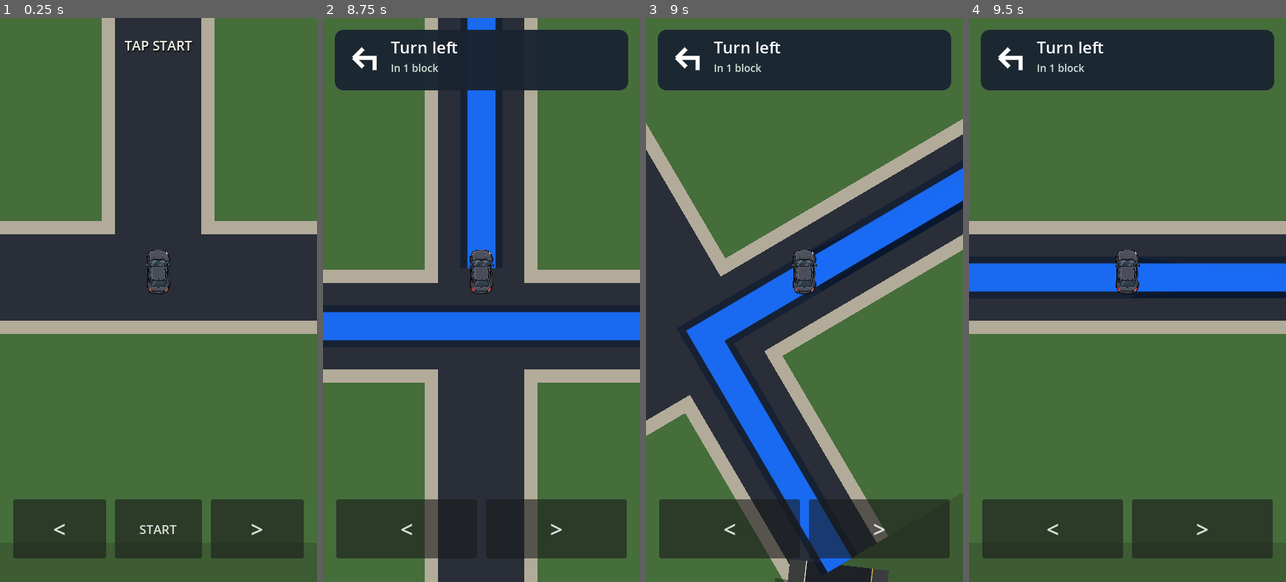
Above: before the commit, frames 1-4 (left to right).
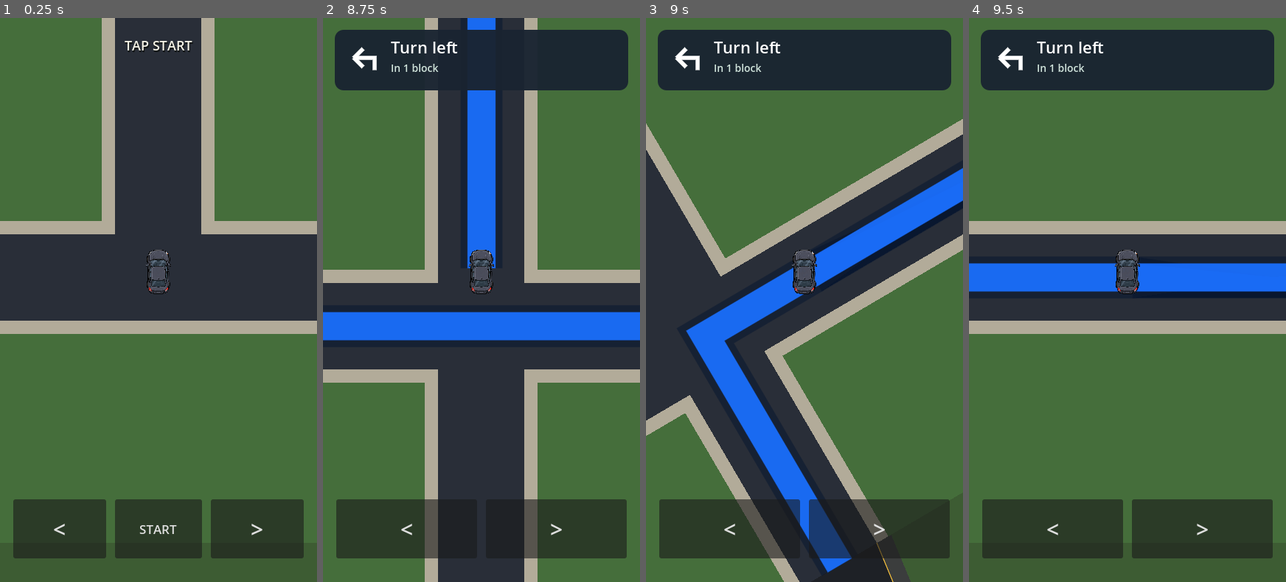
Above: after the commit, the same moments.

Repository: patrickcallahancomedy/comedian
Game: Godot game, scene res://scenes/drive/drive_module.tscn
Two runs of this game, one before a commit and one after it. Both use one fixed random seed, a clock stepped at 60 frames per second and the inputs below.
Inputs (mouse positions are in pixels of both pictures, inside the frame that each line leads up to):
- Up to frame 1 (0.25 s): no input
- Up to frame 2 (8.75 s): click "START" at 0.5 s; tap Enter (ui_accept) at 1.25, 1.52, 4.52, 7.52 s; move the mouse to (551, 271) at 1.27 s; hold Right 1.28-2 s; tap Space every 1.5 s from 1.35 to 7.35 s; click (551, 271) at 1.42 s; drag from (418, 328) to (465, 412) at 2.02 s; move the mouse to (513, 175) at 2.77 s; hold Right 2.78-3.5 s; drag from (465, 412) to (386, 215) at 3.52 s; move the mouse to (576, 384) at 4.27 s; hold Left 4.28-5 s; drag from (386, 215) to (433, 159) at 5.02 s; move the mouse to (497, 300) at 5.77 s; hold Left 5.78-6.5 s; click (497, 300) at 5.92 s; drag from (433, 159) to (418, 328) at 6.52 s; move the mouse to (551, 271) at 7.27 s; hold W 7.28-8 s; drag from (418, 328) to (465, 412) at 8.02 s
- Up to frame 3 (9 s): move the mouse to (836, 175) at 8.77 s; hold Left from 8.78 s (still down); tap Space at 8.85 s
- Up to frame 4 (9.5 s): keep holding Left

Frames 1-2 are identical in both runs. In frame 3, 0.7% of the frame differs, in the area x 40-84%, y 93-100%; in frame 4, nothing differs.

Commit message:
Restore clean ramp baseline

Diff:
--- a/godot/scripts/drive/drive_grid_controller.gd
+++ b/godot/scripts/drive/drive_grid_controller.gd
@@ -123,7 +123,6 @@
 var highway_lane := MAP.HIGHWAY_ENTRY_LANE
 var queued_highway_lane := MAP.HIGHWAY_ENTRY_LANE
 var highway_lap := 0
-var connector_one_path_index := 0
 
 var move_from := Vector2.ZERO
 var move_to := Vector2.ZERO
@@ -209,7 +208,6 @@
 	highway_lane = MAP.HIGHWAY_ENTRY_LANE
 	queued_highway_lane = highway_lane
 	highway_lap = 0
-	connector_one_path_index = 0
 	visual_world_position = MAP.neighborhood_cell_center(neighborhood_cell)
 	visual_cell_scale = MAP.car_scale_for_cell(MAP.NEIGHBORHOOD_CELL)
 	move_from = visual_world_position
@@ -371,7 +369,7 @@
 		"neighborhood":
 			_begin_neighborhood_step()
 		"connector_one":
-			_begin_connector_one_step()
+			_begin_highway_step()
 		"highway":
 			_begin_highway_step()
 		"connector_two":
@@ -402,9 +400,10 @@
 	):
 		road_kind = "connector_one"
 		_stabilize_for_connector()
-		connector_one_path_index = 0
-		var onramp_path := MAP.onramp_path_points()
-		_set_connector_one_target(onramp_path[connector_one_path_index])
+		move_to = MAP.highway_entry_point()
+		scale_to = MAP.car_scale_for_cell(MAP.HIGHWAY_CELL)
+		motion_direction = (move_to - move_from).normalized()
+		status_label.text = "CONNECTOR"
 		return
 
 	move_to = move_from
@@ -413,41 +412,14 @@
 	status_label.text = "WALL - TURN"
 
 
-func _begin_connector_one_step() -> void:
-	var onramp_path := MAP.onramp_path_points()
-
-	if connector_one_path_index < onramp_path.size() - 1:
-		connector_one_path_index += 1
-		_set_connector_one_target(onramp_path[connector_one_path_index])
-		return
-
-	# The final ramp point is the highway edge. From there the car follows the
-	# same lane geometry into the center of lane 4.
-	road_kind = "highway"
-	highway_column = 0
-	highway_lane = MAP.HIGHWAY_ENTRY_LANE
-	queued_highway_lane = highway_lane
-	highway_lap = 0
-	move_to = MAP.highway_entry_point()
-	scale_to = MAP.car_scale_for_cell(MAP.HIGHWAY_CELL)
-	motion_direction = (move_to - move_from).normalized()
-	map_rotation_from = map_rotation
-	map_rotation_to = -PI / 2.0 - motion_direction.angle()
-	turn_elapsed = 0.0
-	status_label.text = "HIGHWAY  •  EXIT LANE 4"
-
-
-func _set_connector_one_target(target: Vector2) -> void:
-	move_to = target
-	scale_to = MAP.car_scale_for_cell(MAP.HIGHWAY_CELL)
-	motion_direction = (move_to - move_from).normalized()
-	map_rotation_from = map_rotation
-	map_rotation_to = -PI / 2.0 - motion_direction.angle()
-	turn_elapsed = 0.0
-	status_label.text = "CONNECTOR"
-
-
 func _begin_highway_step() -> void:
+	if road_kind == "connector_one":
+		road_kind = "highway"
+		highway_column = 0
+		highway_lane = MAP.HIGHWAY_ENTRY_LANE
+		queued_highway_lane = highway_lane
+		highway_lap = 0
+
 	if highway_column >= MAP.HIGHWAY_COLUMNS - 1:
 		if highway_lane == MAP.HIGHWAY_EXIT_LANE:
 			road_kind = "connector_two"
@@ -794,12 +766,11 @@
 	# Fill the space around the ramps before drawing the neighborhood/highway
 	# on top, so there is never a black void between map modules.
 	_draw_connector_surroundings()
-	_draw_onramp_highway_underlay()
 	_draw_neighborhood()
 
 	_draw_highway_surroundings()
+	_draw_connector_one()
 	_draw_highway()
-	_draw_connector_one()
 	_draw_city_connector()
 
 	_draw_city()
@@ -1168,36 +1139,14 @@
 
 
 func _draw_connector_one() -> void:
-	var path := MAP.onramp_path_points()
-	if path.size() < 2:
-		return
-
-	# The elevated ramp and the moving car use the exact same centerline.
-	for index in range(path.size() - 1):
-		var shadow := _road_segment_points(
-			path[index] + Vector2(2.2, 2.2),
-			path[index + 1] + Vector2(2.2, 2.2),
-			MAP.HIGHWAY_LANE_WIDTH * 0.5 + 4.0
-		)
-		_draw_world_polygon(shadow, Color(0.02, 0.025, 0.03, 0.38))
-
-	for index in range(path.size() - 1):
-		var shoulder := _road_segment_points(
-			path[index],
-			path[index + 1],
-			MAP.HIGHWAY_LANE_WIDTH * 0.5 + 2.5
-		)
-		_draw_world_polygon(shoulder, RAMP_SHOULDER_COLOR)
-
-	for index in range(path.size() - 1):
-		var asphalt := _road_segment_points(
-			path[index],
-			path[index + 1],
-			MAP.HIGHWAY_LANE_WIDTH * 0.5
-		)
-		_draw_world_polygon(asphalt, RAMP_ASPHALT_COLOR)
-		_draw_world_line(asphalt[0], asphalt[1], RAMP_GUIDE_COLOR, 1.15)
-		_draw_world_line(asphalt[3], asphalt[2], RAMP_EDGE_COLOR, 1.15)
+	# On-ramp: narrow where it leaves the neighborhood, then opens into the
+	# highway merge area.
+	var shoulder := _connector_one_points(2.5)
+	var asphalt := _connector_one_points(0.0)
+	_draw_world_polygon(shoulder, RAMP_SHOULDER_COLOR)
+	_draw_world_polygon(asphalt, RAMP_ASPHALT_COLOR)
+	_draw_ramp_edges(asphalt, true)
+	_draw_ramp_texture(asphalt, 0)
 
 
 func _draw_city_connector() -> void:
@@ -1210,70 +1159,18 @@
 	_draw_ramp_texture(asphalt, 1)
 
 
-func _draw_onramp_highway_underlay() -> void:
-	# Extend the main highway behind the neighborhood so there is no visible
-	# "beginning" of the highway at the ramp. The neighborhood is drawn later
-	# and naturally occludes the hidden portion.
-	var highway_rect := MAP.HIGHWAY_RECT
-	var underlay_start_x := MAP.NEIGHBORHOOD_RECT.position.x
-	var underlay_end_x := highway_rect.position.x + MAP.HIGHWAY_CELL
-	var underlay := Rect2(
-		Vector2(underlay_start_x, highway_rect.position.y),
-		Vector2(underlay_end_x - underlay_start_x, highway_rect.size.y)
-	)
-
-	for lane in range(MAP.HIGHWAY_LANES):
-		var lane_rect := Rect2(
-			Vector2(
-				underlay.position.x,
-				underlay.position.y + lane * MAP.HIGHWAY_LANE_WIDTH
-			),
-			Vector2(underlay.size.x, MAP.HIGHWAY_LANE_WIDTH)
-		)
-		var lane_color := HIGHWAY_ASPHALT_COLOR
-		if lane % 2 == 1:
-			lane_color = HIGHWAY_ASPHALT_ALT
-		_draw_world_rect(lane_rect, lane_color)
-
-	for lane in range(1, MAP.HIGHWAY_LANES):
-		var divider_y := underlay.position.y + lane * MAP.HIGHWAY_LANE_WIDTH
-		var dash_x := underlay.position.x + 4.0
-		while dash_x < underlay.end.x:
-			var dash_end := minf(dash_x + 8.0, underlay.end.x)
-			_draw_world_line(
-				Vector2(dash_x, divider_y),
-				Vector2(dash_end, divider_y),
-				HIGHWAY_MARKING_COLOR,
-				0.9
-			)
-			dash_x += 16.0
-
-	_draw_world_line(
-		Vector2(underlay.position.x, underlay.position.y + 1.2),
-		Vector2(underlay.end.x, underlay.position.y + 1.2),
-		HIGHWAY_EDGE_COLOR,
-		1.0
-	)
-	_draw_world_line(
-		Vector2(underlay.position.x, underlay.end.y - 1.2),
-		Vector2(underlay.end.x, underlay.end.y - 1.2),
-		HIGHWAY_EDGE_COLOR,
-		1.0
-	)
-
-
-func _road_segment_points(
-	start: Vector2,
-	end: Vector2,
-	half_width: float
-) -> PackedVector2Array:
-	var direction := (end - start).normalized()
-	var normal := Vector2(-direction.y, direction.x) * half_width
+func _connector_one_points(extra_width: float = 0.0) -> PackedVector2Array:
+	var rect := MAP.CONNECTOR_ONE_RECT
+	var start_center_y := MAP.neighborhood_cell_center(MAP.NEIGHBORHOOD_GATE).y
+	var end_center_y := MAP.highway_entry_point().y
+	var start_half_width := NEIGHBORHOOD_ROAD_WIDTH * 0.5 + extra_width
+	var end_half_width := MAP.HIGHWAY_LANE_WIDTH * 0.5 + extra_width
+
 	return PackedVector2Array([
-		start - normal,
-		end - normal,
-		end + normal,
-		start + normal,
+		Vector2(rect.position.x, start_center_y - start_half_width),
+		Vector2(rect.end.x, end_center_y - end_half_width),
+		Vector2(rect.end.x, end_center_y + end_half_width),
+		Vector2(rect.position.x, start_center_y + start_half_width),
 	])
 
 
